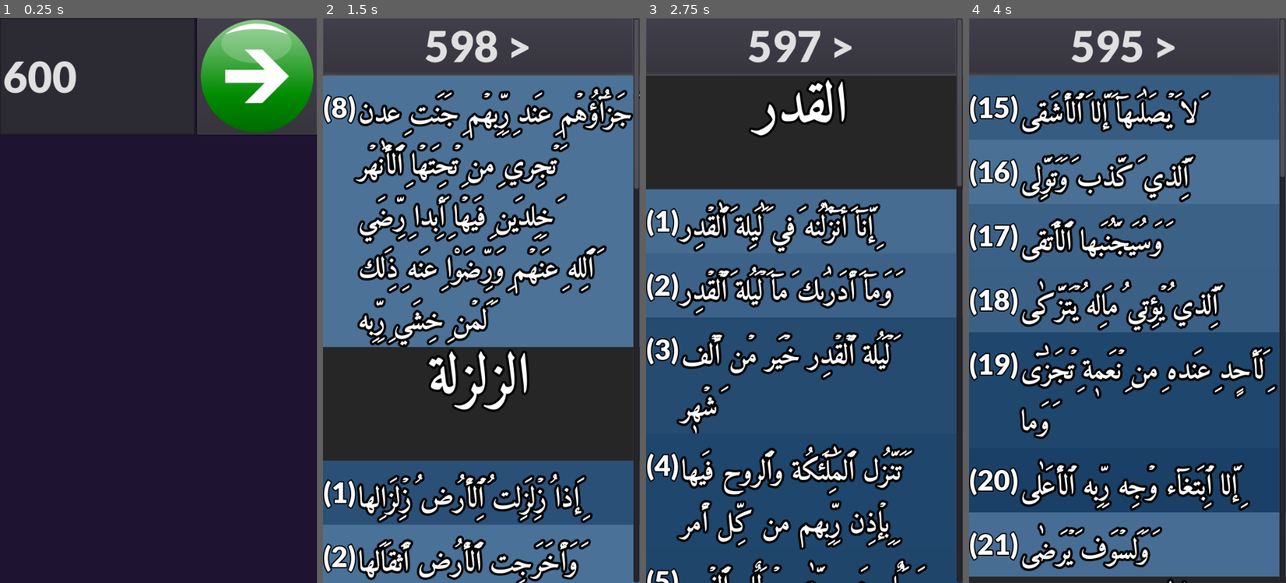
Above: before the commit, frames 1-4 (left to right).
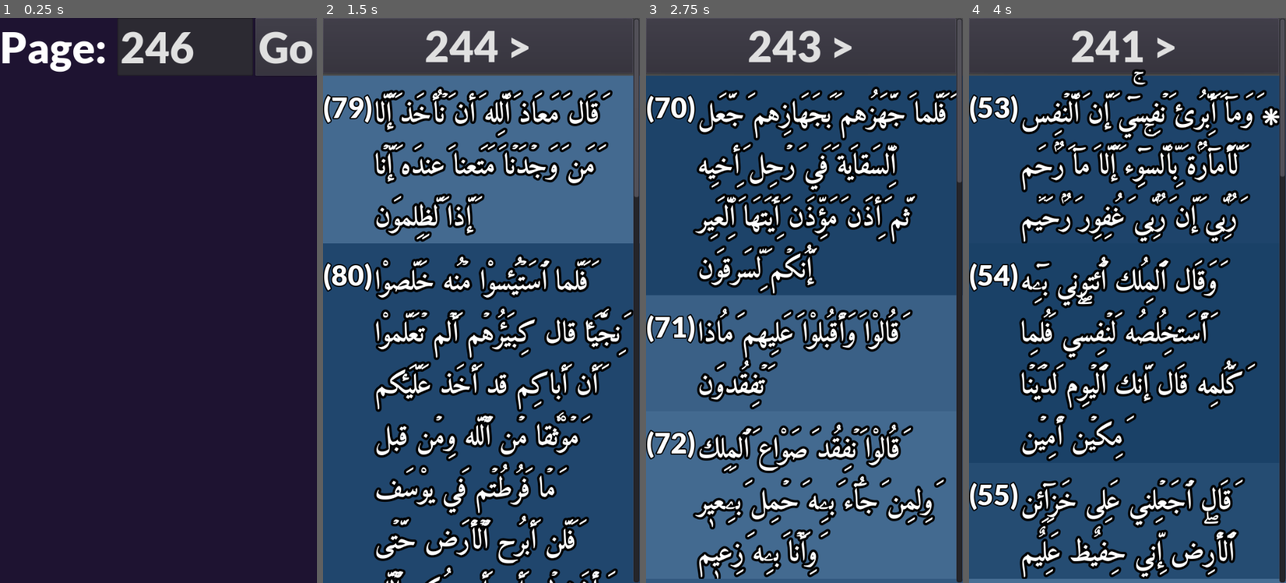
Above: after the commit, the same moments.

Repository: nightblade9/read-quran
Game: Godot game, scene res://scenes/HomeScreen.tscn
Same seed, same stepped clock (60 frames per second), same inputs: the game is played once before the commit and once after it.
Inputs (mouse positions are in pixels of both pictures, inside the frame that each line leads up to; where the layout moved, square brackets give the same spot in the first picture):
- Up to frame 1 (0.25 s): no input
- Up to frame 2 (1.5 s): click (608, 46) [579, 74] at 0.5 s; click "599 >" (after the commit: "245 >") at 1.25 s
- Up to frame 3 (2.75 s): click "598 >" (after the commit: "244 >") at 2 s
- Up to frame 4 (4 s): click "597 >" (after the commit: "243 >") at 2.75 s; click "596 >" (after the commit: "242 >") at 3.5 s

The runs differ from the first frame. In frame 1, 9.2% of the frame differs, in the area x 0-100%, y 0-21%; in frame 2, 62%; in frame 3, 72%, in the area x 0-100%, y 2-100%; in frame 4, 61%.

Commit message:
Add "page" label and remove go button icon

Diff:
--- a/source/scenes/HomeScreen.tscn
+++ b/source/scenes/HomeScreen.tscn
@@ -1,6 +1,5 @@
-[gd_scene load_steps=3 format=2]
+[gd_scene load_steps=2 format=2]
 
-[ext_resource path="res://assets/images/arrow-right.png" type="Texture" id=1]
 [ext_resource path="res://scenes/HomeScreen.gd" type="Script" id=2]
 
 [node name="Node2D" type="Node2D"]
@@ -21,20 +20,27 @@
 "_edit_use_anchors_": false
 }
 
+[node name="Label" type="Label" parent="HBoxContainer"]
+margin_top = 55.0
+margin_right = 196.0
+margin_bottom = 143.0
+text = "Page: "
+
 [node name="PageNumberText" type="LineEdit" parent="HBoxContainer"]
-margin_right = 332.0
+margin_left = 200.0
+margin_right = 477.0
 margin_bottom = 198.0
 size_flags_horizontal = 3
-text = "600"
+text = "246"
 __meta__ = {
 "_edit_use_anchors_": false
 }
 
 [node name="GoPageButton" type="Button" parent="HBoxContainer"]
-margin_left = 336.0
-margin_right = 540.0
+margin_left = 481.0
+margin_right = 586.0
 margin_bottom = 198.0
-icon = ExtResource( 1 )
+text = "Go"
 __meta__ = {
 "_edit_use_anchors_": false
 }
